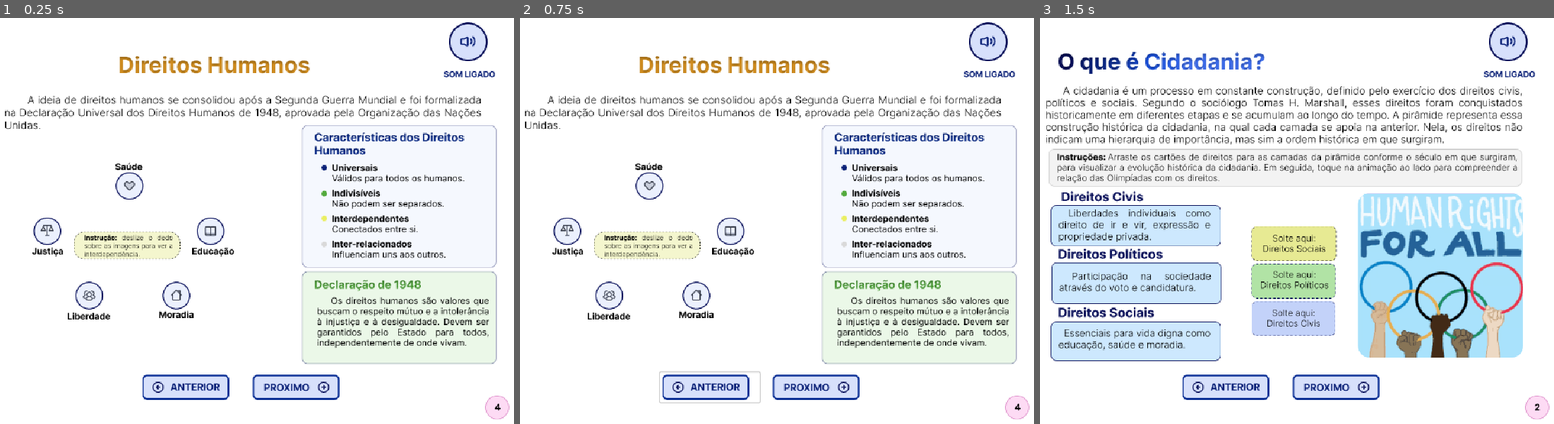
Above: before the commit, frames 1-3 (left to right).
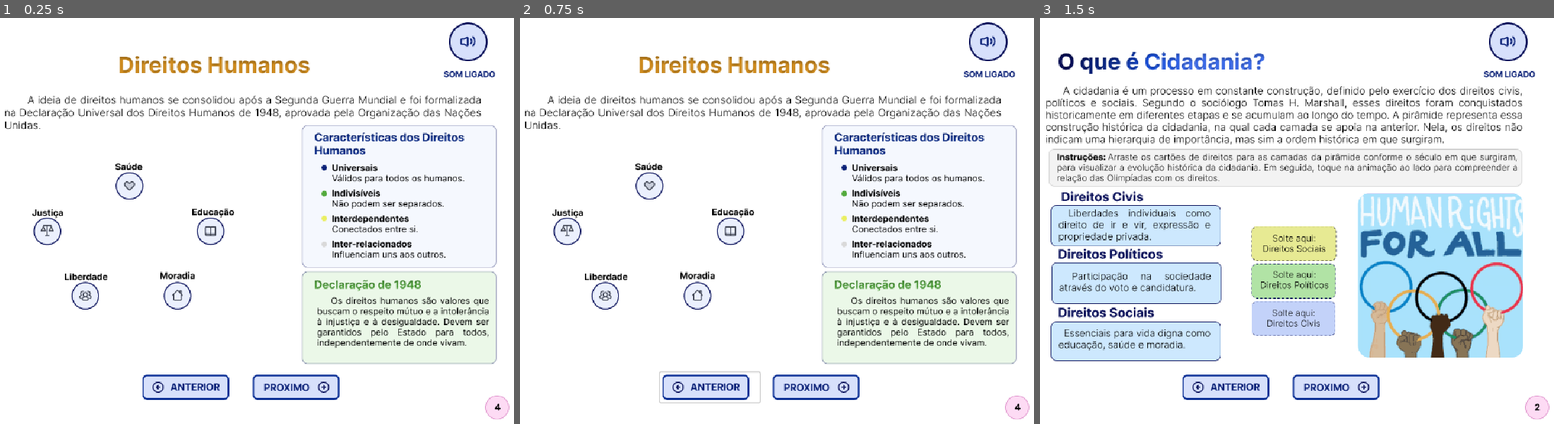
Above: after the commit, the same moments.

Repository: beatrizldsantos/ebook-direitos-e-cidadania
Game: Godot game, scene res://scenes/frame4_dirHum.tscn
Two runs of this game, one before a commit and one after it. Both use one fixed random seed, a clock stepped at 60 frames per second and the inputs below. This scene is started directly instead of the project's main scene. Video files are missing from this copy of the repository; at most half a second of black plays in their place.
Inputs (mouse positions are in pixels of both pictures, inside the frame that each line leads up to):
- Up to frame 1 (0.25 s): no input
- Up to frame 2 (0.75 s): click (710, 387) at 0.5 s
- Up to frame 3 (1.5 s): click (1332, 387) at 1.25 s

The runs differ from the first frame. In frame 1, 2.4% of the frame differs, in the area x 6-46%, y 44-75%; in frame 2, 2.4%; in frame 3, nothing differs.

Commit message:
feat(frame4): implementa embaralhamento de ícones e conexões tracejadas

Diff:
--- a/scenes/frame4_dirHum.tscn
+++ b/scenes/frame4_dirHum.tscn
@@ -1,16 +1,15 @@
-[gd_scene load_steps=12 format=3 uid="uid://bm7dmwaht8a7b"]
+[gd_scene load_steps=11 format=3 uid="uid://bm7dmwaht8a7b"]
 
 [ext_resource type="Texture2D" uid="uid://uh7o2qos6rrc" path="res://assets/images/Frame 4 - Direitos Humanos.png" id="1_njmjs"]
 [ext_resource type="Texture2D" uid="uid://cdfopk5gj6w6n" path="res://assets/button/ant_capa.png" id="4_sks6p"]
 [ext_resource type="Script" uid="uid://d26rndu622wp5" path="res://scripts/buttons.gd" id="5_ap47d"]
 [ext_resource type="Script" uid="uid://dqi8p32j3h6ts" path="res://scripts/InteracaoFrame4.gd" id="5_ge64o"]
 [ext_resource type="Texture2D" uid="uid://c44a0li12xthv" path="res://assets/button/prox.png" id="6_ge64o"]
-[ext_resource type="Texture2D" uid="uid://d2q8008qwccbb" path="res://assets/images/Components_Frame 4/Int.png" id="6_wenou"]
-[ext_resource type="Texture2D" uid="uid://cwko4cr867r4n" path="res://assets/images/Components_Frame 4/Saumo.png" id="7_ge64o"]
-[ext_resource type="Texture2D" uid="uid://c4oogbioao0aw" path="res://assets/images/Components_Frame 4/Juslib.png" id="8_wenou"]
-[ext_resource type="Texture2D" uid="uid://r5tc6bpex8ub" path="res://assets/images/Components_Frame 4/JUSeDU.png" id="9_mfytg"]
-[ext_resource type="Texture2D" uid="uid://d37etnd4d51s4" path="res://assets/images/Components_Frame 4/Libermo.png" id="10_fwfyp"]
-[ext_resource type="Texture2D" uid="uid://ct88jov7mc2op" path="res://assets/images/Components_Frame 4/Saedu.png" id="11_mbb47"]
+[ext_resource type="Texture2D" uid="uid://cpm3t7qpmwplt" path="res://assets/images/Components_Frame 4/Elem_Saude.png" id="7_y2yqh"]
+[ext_resource type="Texture2D" uid="uid://bfup0x2rj42j8" path="res://assets/images/Components_Frame 4/Elem_Educacao.png" id="8_84db8"]
+[ext_resource type="Texture2D" uid="uid://ch5jsbwvfjrcf" path="res://assets/images/Components_Frame 4/Elem_Moradia.png" id="9_rk38d"]
+[ext_resource type="Texture2D" uid="uid://likdphl5lsl3" path="res://assets/images/Components_Frame 4/Elem_Liberdade.png" id="10_0503n"]
+[ext_resource type="Texture2D" uid="uid://hx7nte7kymnr" path="res://assets/images/Components_Frame 4/Elem_Justica.png" id="11_i1cq7"]
 
 [node name="Frame4_tscn" type="Node2D"]
 script = ExtResource("5_ge64o")
@@ -20,6 +19,7 @@
 anchors_preset = 0
 offset_right = 40.0
 offset_bottom = 40.0
+metadata/_edit_use_anchors_ = true
 
 [node name="TextureRect" type="TextureRect" parent="Background"]
 layout_mode = 1
@@ -54,65 +54,74 @@
 anchors_preset = 0
 offset_right = 40.0
 offset_bottom = 40.0
+metadata/_edit_use_anchors_ = true
 
 [node name="PentagonContainer" type="Control" parent="InteractiveArea"]
 anchors_preset = 0
-offset_right = 40.0
-offset_bottom = 40.0
+offset_right = 529.0
+offset_bottom = 590.0
 
-[node name="Componente_pentagono" type="TextureRect" parent="InteractiveArea/PentagonContainer"]
-layout_mode = 0
-offset_left = 132.0
-offset_top = 277.0
-offset_right = 500.0
-offset_bottom = 567.0
-texture = ExtResource("6_wenou")
-metadata/_edit_lock_ = true
+[node name="Saude" type="TextureRect" parent="InteractiveArea/PentagonContainer"]
+layout_mode = 1
+anchors_preset = -1
+anchor_left = 0.53497165
+anchor_top = 0.4694915
+anchor_right = 0.63100004
+anchor_bottom = 0.586
+offset_right = 0.20098877
+offset_bottom = 0.25997925
+texture = ExtResource("7_y2yqh")
+metadata/_edit_use_anchors_ = true
 
-[node name="Connections" type="Control" parent="InteractiveArea"]
-anchors_preset = 0
-offset_right = 40.0
-offset_bottom = 40.0
+[node name="Educacao" type="TextureRect" parent="InteractiveArea/PentagonContainer"]
+layout_mode = 1
+anchors_preset = -1
+anchor_left = 0.7977316
+anchor_top = 0.6135593
+anchor_right = 0.94521934
+anchor_bottom = 0.76230514
+offset_right = -0.021026611
+offset_bottom = 0.23995972
+texture = ExtResource("8_84db8")
+metadata/_edit_use_anchors_ = true
 
-[node name="Line_SaudeMoradia" type="TextureRect" parent="InteractiveArea/Connections"]
-layout_mode = 0
-offset_left = 316.0
-offset_top = 345.0
-offset_right = 390.0
-offset_bottom = 498.0
-texture = ExtResource("7_ge64o")
+[node name="Moradia" type="TextureRect" parent="InteractiveArea/PentagonContainer"]
+layout_mode = 1
+anchors_preset = -1
+anchor_left = 0.68809074
+anchor_top = 0.8084746
+anchor_right = 0.8087544
+anchor_bottom = 0.9574407
+offset_right = 0.16894531
+offset_bottom = 0.10998535
+texture = ExtResource("9_rk38d")
+metadata/_edit_use_anchors_ = true
 
-[node name="Line_JusticaLiberdad" type="TextureRect" parent="InteractiveArea/Connections"]
-layout_mode = 0
-offset_left = 178.0
-offset_top = 420.0
-offset_right = 237.0
-offset_bottom = 498.0
-texture = ExtResource("8_wenou")
+[node name="Liberdade" type="TextureRect" parent="InteractiveArea/PentagonContainer"]
+layout_mode = 1
+anchors_preset = -1
+anchor_left = 0.37100002
+anchor_top = 0.81200004
+anchor_right = 0.522
+anchor_bottom = 0.96300006
+offset_left = -7.259018
+offset_top = -0.08001709
+offset_right = -7.1380005
+offset_bottom = -0.17004395
+texture = ExtResource("10_0503n")
 
-[node name="Line_EducacaoJustica" type="TextureRect" parent="InteractiveArea/Connections"]
-layout_mode = 0
-offset_left = 184.0
-offset_top = 399.0
-offset_right = 430.0
-offset_bottom = 401.0
-texture = ExtResource("9_mfytg")
-
-[node name="Line_MoradiaLiberdade" type="TextureRect" parent="InteractiveArea/Connections"]
-layout_mode = 0
-offset_left = 259.0
-offset_top = 518.0
-offset_right = 369.0
-offset_bottom = 521.0
-texture = ExtResource("10_fwfyp")
-
-[node name="Line_EducacaoSaude" type="TextureRect" parent="InteractiveArea/Connections"]
-layout_mode = 0
-offset_left = 331.0
-offset_top = 333.0
-offset_right = 438.0
-offset_bottom = 390.0
-texture = ExtResource("11_mbb47")
+[node name="Justica" type="TextureRect" parent="InteractiveArea/PentagonContainer"]
+layout_mode = 1
+anchors_preset = -1
+anchor_left = 0.24800001
+anchor_top = 0.615
+anchor_right = 0.35900003
+anchor_bottom = 0.763
+offset_left = 0.80799866
+offset_top = 0.1499939
+offset_right = 0.08898926
+offset_bottom = -0.17001343
+texture = ExtResource("11_i1cq7")
 
 [connection signal="pressed" from="VBoxContainer/HBoxContainer/anterior" to="VBoxContainer/HBoxContainer/anterior" method="pagAnterior"]
 [connection signal="pressed" from="VBoxContainer/HBoxContainer/proximo" to="VBoxContainer/HBoxContainer/proximo" method="proxPag"]
--- a/scripts/InteracaoFrame4.gd
+++ b/scripts/InteracaoFrame4.gd
@@ -1,85 +1,173 @@
 extends Node2D
 
-@onready var pentagono = $InteractiveArea/PentagonContainer
-@onready var connections = $InteractiveArea/Connections
+@onready var container = $InteractiveArea/PentagonContainer
+var lines_container: Node2D
 
-var is_dragging: bool = false
-var completed: bool = false
-var center_pos: Vector2
-var current_angle: float = 0.0
-var total_rotation: float = 0.0
+var icons = {}
+var initial_positions = {}
+var active = false
 
-var lines: Array = []
+# Saude - Educacao, Moradia
+# Educacao - Justica, Saude
+# Moradia - Saude, Liberdade
+# Liberdade - Justica, Moradia
+# Justica - Liberdade, Educacao
+var connections_pairs = [
+	["Saude", "Educacao"],
+	["Saude", "Moradia"],
+	["Educacao", "Justica"],
+	["Moradia", "Liberdade"],
+	["Liberdade", "Justica"]
+]
 
 func _ready():
-	lines = connections.get_children()
-	pentagono.modulate.a = 1.0
-
-	for line in lines:
-		line.modulate.a = 0.0
+	randomize()
 
 	await get_tree().process_frame
-	center_pos = get_viewport_rect().size / 2.0
+
+	var icon_names = ["Saude", "Educacao", "Moradia", "Liberdade", "Justica"]
+	for icon_name in icon_names:
+		var node = container.get_node_or_null(icon_name)
+		if node:
+			icons[icon_name] = node
+			initial_positions[icon_name] = node.position
+			node.pivot_offset = node.size / 2.0
+
+	lines_container = Node2D.new()
+	container.add_child(lines_container)
+	container.move_child(lines_container, 0)
+
+var is_locked: bool = false
 
 func _input(event):
-	if completed: return
+	if event is InputEventScreenTouch or event is InputEventMouseButton or event is InputEventScreenDrag or (event is InputEventMouseMotion and event.button_mask > 0):
+		if not is_locked:
+			var touched_name = get_touched_icon_name(event.position)
+			if touched_name and touched_name != current_active_icon:
+				start_interaction(touched_name)
 
-	if event is InputEventMouseButton or event is InputEventScreenTouch:
-		if event.pressed:
-			is_dragging = true
-			current_angle = (event.position - center_pos).angle()
-		else:
-			is_dragging = false
+func get_touched_icon_name(screen_pos: Vector2) -> String:
+	for icon_name in icons:
+		var icon = icons[icon_name]
+		if icon.is_visible_in_tree() and icon.get_global_rect().has_point(screen_pos):
+			return icon_name
+	return ""
 
-	if (event is InputEventMouseMotion or event is InputEventScreenDrag) and is_dragging:
-		process_rotation(event.position)
+var current_active_icon = ""
 
-func process_rotation(touch_pos: Vector2):
-	var vector_to_mouse = touch_pos - center_pos
-	var new_angle = vector_to_mouse.angle()
+func start_interaction(touched_name: String):
+	if is_locked: return
 
-	var angle_delta = angle_difference(current_angle, new_angle)
+	is_locked = true
+	active = true
+	current_active_icon = touched_name
+	var icon = icons[touched_name]
 
-	total_rotation += abs(angle_delta)
+	var t_rot = create_tween()
+	t_rot.tween_property(icon, "rotation_degrees", 360.0, 0.4).as_relative().set_trans(Tween.TRANS_BACK).set_ease(Tween.EASE_OUT)
 
-	current_angle = new_angle
-	update_visuals()
+	shuffle_positions()
 
-	if total_rotation >= 2 * PI:
-		finish_interaction()
+	await get_tree().create_timer(0.5).timeout
 
-func update_visuals():
-	var total_lines = lines.size()
-	var progress_value = (total_rotation / (2 * PI)) * total_lines
+	show_lines()
 
-	for i in range(total_lines):
-		var line = lines[i]
+func shuffle_positions():
+	var positions = []
+	for p in initial_positions.values():
+		positions.append(p)
 
-		if i < int(progress_value):
-			line.modulate.a = 1.0
-		elif i == int(progress_value):
-			line.modulate.a = progress_value - i
-		else:
-			line.modulate.a = 0.0
+	positions.shuffle()
 
-func finish_interaction():
-	completed = true
+	var i = 0
+	var t_move = create_tween().set_parallel(true)
+	for icon_name in icons:
+		t_move.tween_property(icons[icon_name], "position", positions[i], 0.5).set_trans(Tween.TRANS_QUART).set_ease(Tween.EASE_OUT)
+		i += 1
 
-	for line in lines:
-		line.modulate.a = 1.0
+func show_lines():
+	for c in lines_container.get_children():
+		c.queue_free()
 
-	print("Ciclo completo. Aguardando 10s para apagar...")
-	await get_tree().create_timer(10.0).timeout
-	reset_interaction()
+	for pair in connections_pairs:
+		if icons.has(pair[0]) and icons.has(pair[1]):
+			create_animated_line(icons[pair[0]], icons[pair[1]])
 
-func reset_interaction():
-	var tween = create_tween()
+	await get_tree().create_timer(15.0).timeout
+	end_interaction()
 
-	for line in lines:
-		tween.tween_property(line, "modulate:a", 0.0, 1.0)
+func create_animated_line(node_a, node_b):
+	var line = Line2D.new()
+	lines_container.add_child(line)
 
-	await tween.finished
+	line.width = 4.0
+	line.default_color = Color(0.102, 0.102, 0.718, 1.0)
+	line.begin_cap_mode = Line2D.LINE_CAP_ROUND
+	line.end_cap_mode = Line2D.LINE_CAP_ROUND
+	line.texture_mode = Line2D.LINE_TEXTURE_TILE
 
-	total_rotation = 0.0
-	completed = false
-	print("Interação resetada (Ícones mantidos visíveis).")
+
+	var grad = Gradient.new()
+	grad.colors = [Color.WHITE]
+	var tex = GradientTexture2D.new()
+	tex.gradient = grad
+	tex.width = 16
+	tex.height = 16
+	line.texture = tex
+
+	var mat = ShaderMaterial.new()
+	var shader = Shader.new()
+
+	shader.code = """
+		shader_type canvas_item;
+
+		void fragment() {
+			float speed = 3.0;
+			float dash_freq = 10.0; // Adjusted for texture
+
+			// UV.x maps along the line length.
+			float pattern = sin(UV.x * dash_freq - TIME * speed);
+
+			if (pattern < 0.0) {
+				discard;
+			}
+			// Use the LINE_COLOR (vertex color) which comes from default_color
+			COLOR = COLOR;
+		}
+	"""
+	mat.shader = shader
+	line.material = mat
+
+
+	var p1 = node_a.position + node_a.size / 2.0
+	var p2 = node_b.position + node_b.size / 2.0
+
+	line.add_point(p1)
+	line.add_point(p1)
+	var t = line.create_tween()
+	t.tween_method(func(val):
+		if is_instance_valid(line) and line.get_point_count() > 1:
+			line.set_point_position(1, val),
+		p1, p2, 0.4).set_trans(Tween.TRANS_SINE).set_ease(Tween.EASE_OUT)
+
+	line.modulate.a = 0.0
+	var t_fade = line.create_tween()
+	t_fade.tween_property(line, "modulate:a", 1.0, 0.2)
+
+func end_interaction():
+	active = false
+	current_active_icon = ""
+	is_locked = false
+
+	var t_out = create_tween()
+	t_out.tween_property(lines_container, "modulate:a", 0.0, 0.3)
+	t_out.tween_callback(func():
+		lines_container.modulate.a = 1.0
+		for c in lines_container.get_children():
+			c.queue_free()
+	)
+
+	var t_reset = create_tween().set_parallel(true)
+	for icon_name in icons:
+		t_reset.tween_property(icons[icon_name], "position", initial_positions[icon_name], 0.5).set_trans(Tween.TRANS_ELASTIC).set_ease(Tween.EASE_OUT)
+		t_reset.tween_property(icons[icon_name], "rotation", 0.0, 0.5)
Binary file added: assets/images/Components_Frame 4/Elem_Educacao.png
Not shown, changed: assets/images/Components_Frame 4/Elem_Educacao.png.import
Binary file added: assets/images/Components_Frame 4/Elem_Justica.png
Not shown, added: assets/images/Components_Frame 4/Elem_Justica.png.import
Binary file added: assets/images/Components_Frame 4/Elem_Liberdade.png
Not shown, added: assets/images/Components_Frame 4/Elem_Liberdade.png.import
Binary file added: assets/images/Components_Frame 4/Elem_Moradia.png
Not shown, added: assets/images/Components_Frame 4/Elem_Moradia.png.import
Binary file added: assets/images/Components_Frame 4/Elem_Saude.png
Not shown, added: assets/images/Components_Frame 4/Elem_Saude.png.import
Binary file removed: assets/images/Components_Frame 4/Int.png
